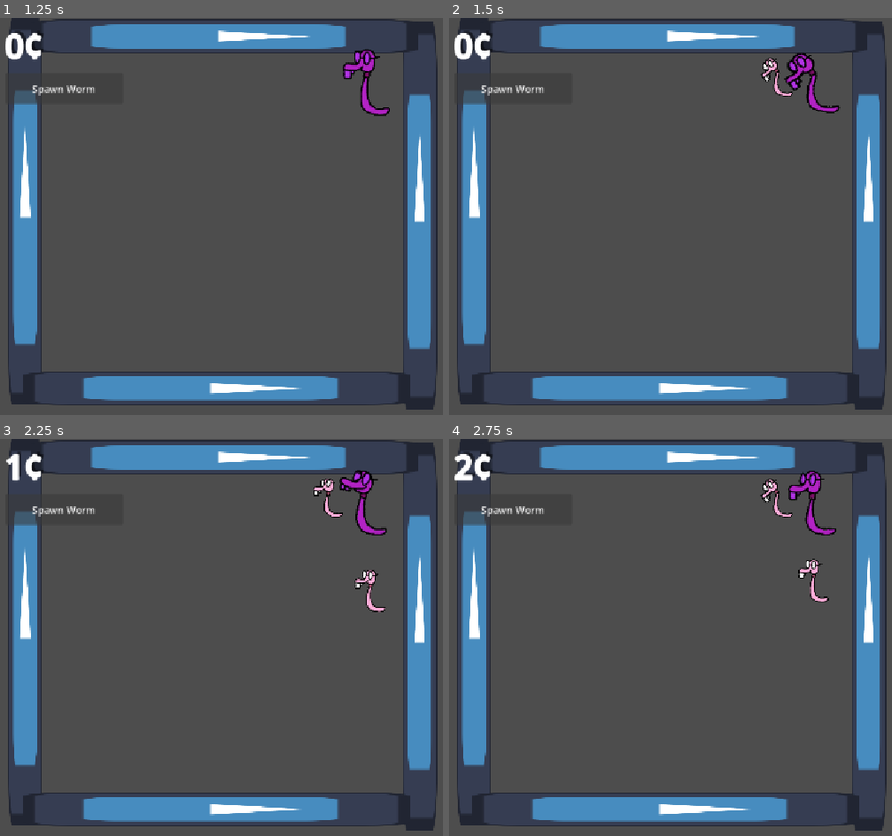
Above: before the commit, frames 1-4 (two rows, left to right).
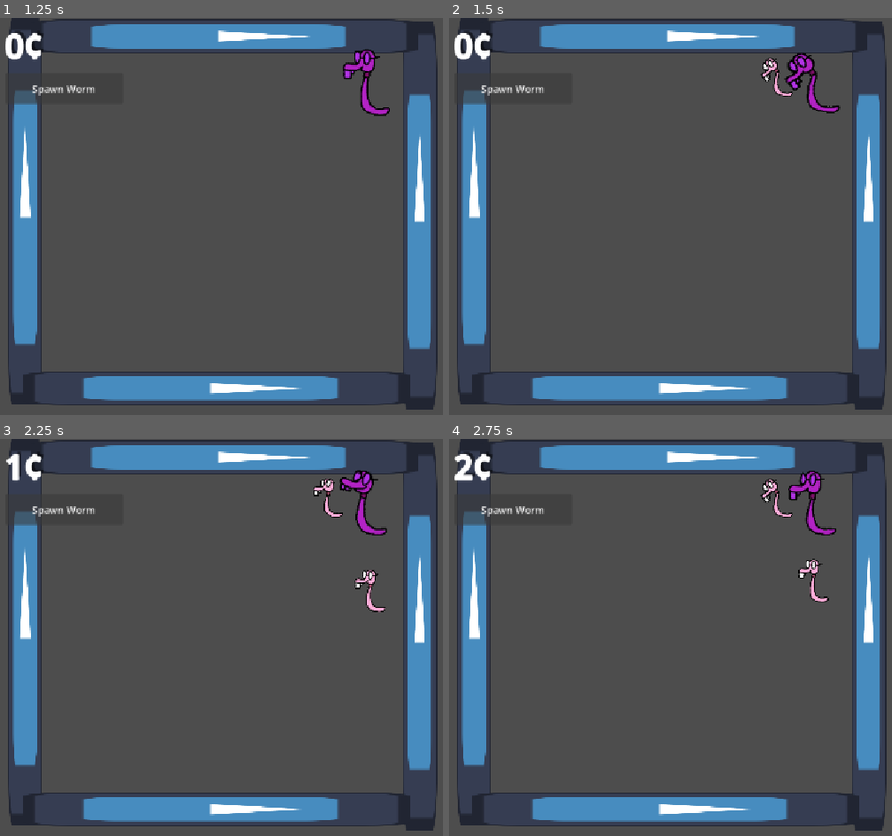
Above: after the commit, the same moments.

Repository: KingPandX/gusanos
Game: Godot game, scene res://main_screen/combat.tscn
The game is run twice, just before and just after one commit, with the same random seed, the same clock (stepped at 60 frames per second) and the same inputs. The engine's default icon, where the game draws it, is replaced by a stand-in: a white triangle on a blue panel in a dark square.
Inputs:
- Up to frame 1 (1.25 s): click "Spawn Worm" at 0.5 s
- Up to frame 2 (1.5 s): click "Spawn Worm" at 1.25 s
- Up to frame 3 (2.25 s): click "Spawn Worm" at 2 s
- Up to frame 4 (2.75 s): no input

Frame 1 is identical in both runs. In frame 2, less than 0.1% of the frame differs, in the area x 76-88%, y 9-24%; in frame 3, less than 0.1%, in the area x 76-88%, y 8-24%; in frame 4, less than 0.1%.

Commit message:
fix: deteccion basada en lista, combates se encadenan automaticamente
- worm_detector: mantiene lista nearby_worms de worms en el area
- get_available_enemy() retorna el primer worm disponible
- patrol: consulta la lista para encontrar enemigo
- combat: si el enemigo muere busca otro de la lista antes de volver a patrol
- Combates se encadenan cuando hay worms cerca

Diff:
--- a/worms/States/combat.gd
+++ b/worms/States/combat.gd
@@ -1,6 +1,7 @@
 extends State
 
 @onready var worm: Worm = $"../.."
+@onready var detector: Area2D = $"../../worm_detector"
 
 const ATTACK_RANGE : float = 70.0
 var attack_cooldown : float = 0.0
@@ -14,16 +15,25 @@
 
 func exit():
 	worm.in_combat = false
+	worm.actual_enemy = null
 	worm.hp = worm.worm_data.hp_max
 
 func physics_update(delta: float):
 	if worm.actual_enemy == null or not is_instance_valid(worm.actual_enemy):
-		transition("Patrol")
-		return
+		var enemy = detector.get_available_enemy()
+		if enemy:
+			worm.actual_enemy = enemy
+		else:
+			transition("Patrol")
+			return
 
 	if worm.actual_enemy.actual_enemy != worm:
-		transition("Patrol")
-		return
+		var enemy = detector.get_available_enemy()
+		if enemy and enemy != worm.actual_enemy:
+			worm.actual_enemy.enter_combat(worm)
+		else:
+			transition("Patrol")
+			return
 
 	var distance = worm.global_position.distance_to(worm.actual_enemy.global_position)
 	var direction_to_enemy = (worm.actual_enemy.global_position - worm.global_position).normalized()
--- a/worms/States/patrol.gd
+++ b/worms/States/patrol.gd
@@ -1,12 +1,18 @@
 extends State
 
 @onready var worm: Worm = $"../.."
+@onready var detector: Area2D = $"../../worm_detector"
 
 func enter():
 	worm.sprite.play("idle")
 
 func physics_update(delta: float):
-	if worm.actual_enemy != null and is_instance_valid(worm.actual_enemy):
+	if worm.actual_enemy == null or not is_instance_valid(worm.actual_enemy):
+		var enemy = detector.get_available_enemy()
+		if enemy:
+			worm.actual_enemy = enemy
+
+	if worm.actual_enemy != null and not worm.actual_enemy.in_combat:
 		transition("Combat")
 		return
 
--- a/worms/worm_detector.gd
+++ b/worms/worm_detector.gd
@@ -2,10 +2,18 @@
 
 @onready var controller: Worm = $".."
 
+var nearby_worms : Array[Worm] = []
+
 func _on_body_entered(body: Node2D) -> void:
-	if body is Worm and not body.in_combat and body != controller and body.actual_enemy == null:
-		controller.actual_enemy = body
+	if body is Worm and body != controller and body not in nearby_worms:
+		nearby_worms.append(body)
 
 func _on_body_exited(body: Node2D) -> void:
-	if body is Worm and controller.actual_enemy == body:
-		controller.actual_enemy = null
+	if body is Worm:
+		nearby_worms.erase(body)
+
+func get_available_enemy() -> Worm:
+	for worm in nearby_worms:
+		if is_instance_valid(worm) and not worm.in_combat and worm != controller:
+			return worm
+	return null
